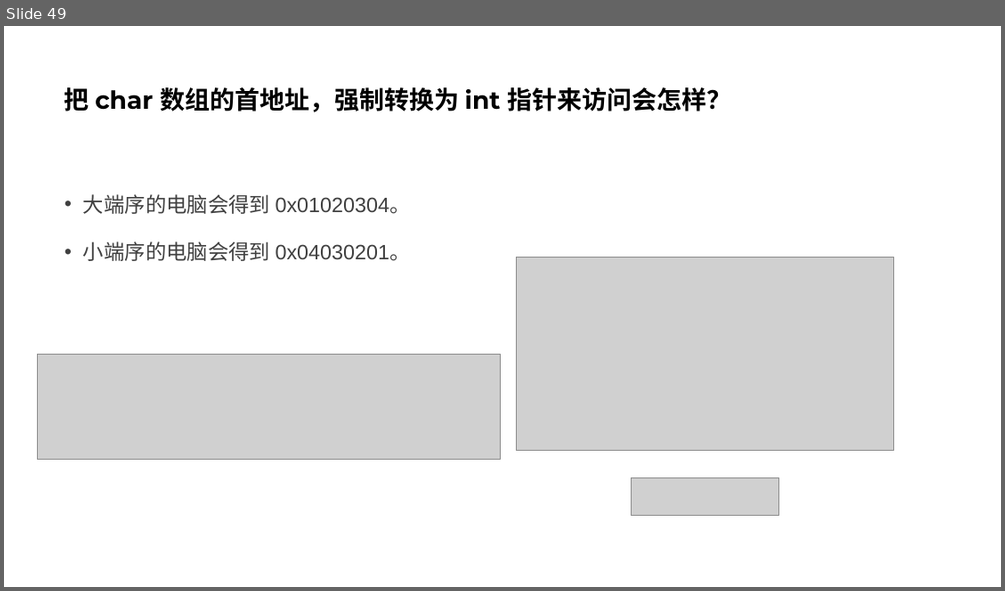
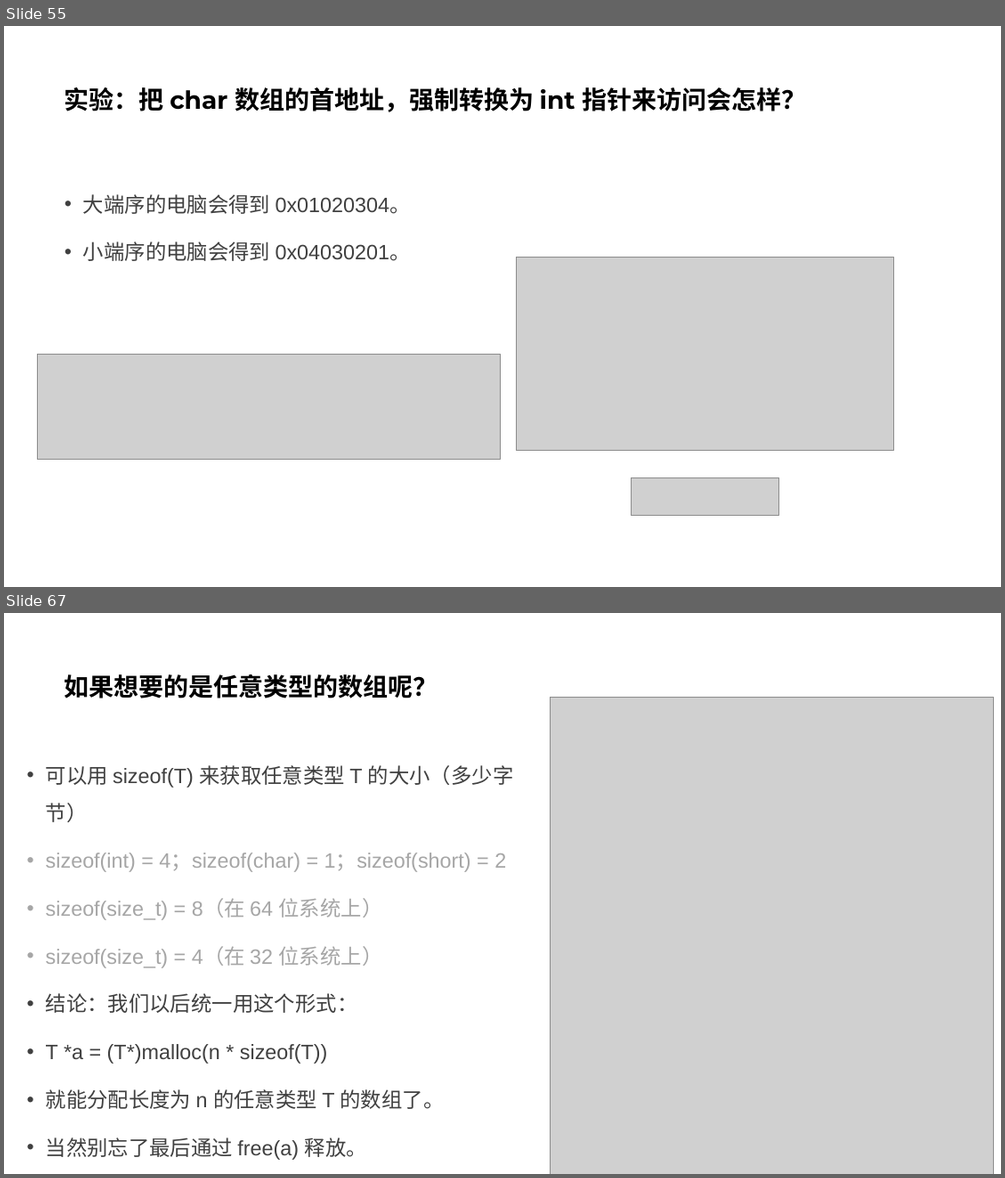
Before and after one commit to parallel101/course, a slide deck: 12/slides.pptx. Shown one above the other, each under a label of ours: slide 49 before the commit, slides 55 and 67 after it; the slides between them are not shown. The pictures are 1005x591 and 1005x1178 pixels, drawn with LibreOffice and Linux fonts; fonts in the diff are those of the drawing; grey boxes stand for pictures. Boxes give left, top, right and bottom in pixels: in the first picture for what was removed or moved away, otherwise in the second. Text is boxed around its words. In the diff, an @@ line names an element or a change of style, - is before the commit and + after.

```diff
--- a/12/slides.pptx
+++ b/12/slides.pptx
@@ slide 67 added at (4, 613, 1001, 1174), background #FFFFFF @@
@@ title added at (65, 674, 438, 698), 24 pt, text #000000, bold @@
+如果想要的是任意类型的数组呢？
@@ picture added at (550, 697, 994, 1174) @@
@@ text added at (46, 765, 514, 1159), 20 pt, text #404040 @@
+• 可以用 sizeof(T) 来获取任意类型 T 的大小（多少字节）
+• sizeof(int) = 4；sizeof(char) = 1；sizeof(short) = 2
+• sizeof(size_t) = 8（在 64 位系统上）
+• sizeof(size_t) = 4（在 32 位系统上）
+• 结论：我们以后统一用这个形式：
+• T *a = (T*)malloc(n * sizeof(T))
+• 就能分配长度为 n 的任意类型 T 的数组了。
+• 当然别忘了最后通过 free(a) 释放。
@@ what was slide 49 is now slide 55 @@
@@ slide 55 changed as well @@
@@ title at (65, 87, 807, 112): text changed @@
-把 char 数组的首地址，强制转换为 int 指针来访问会怎样？
+实验：把 char 数组的首地址，强制转换为 int 指针来访问会怎样？
```
Also in this commit, not shown: 3 other slides changed, 36 other slides added, 44 other files.
